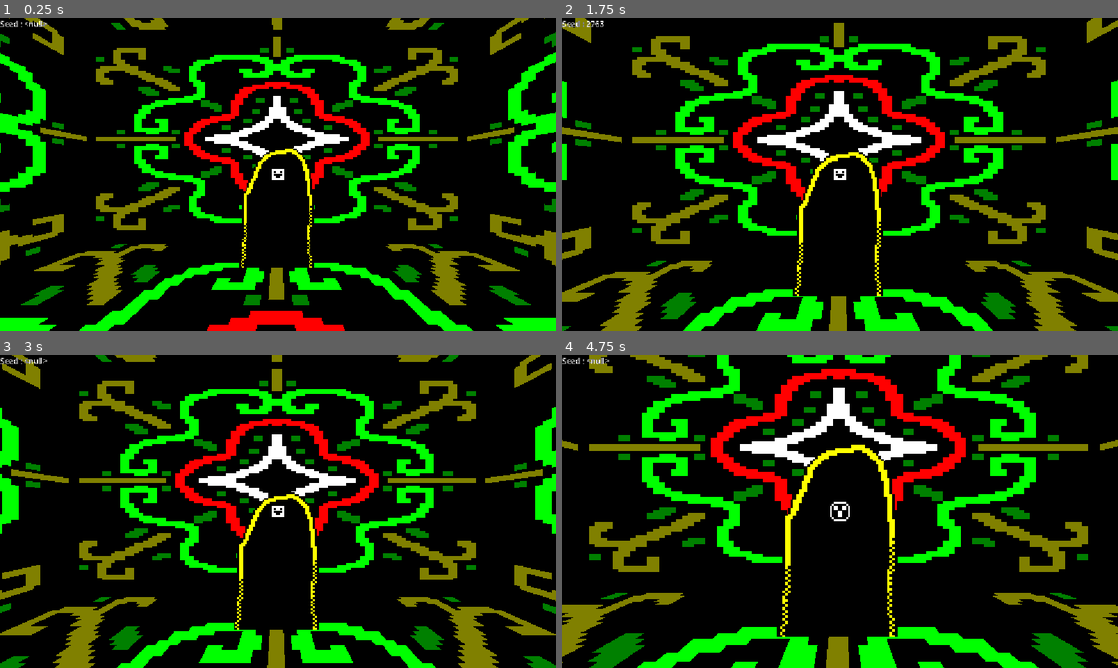
Above: before the commit, frames 1-4 (two rows, left to right).
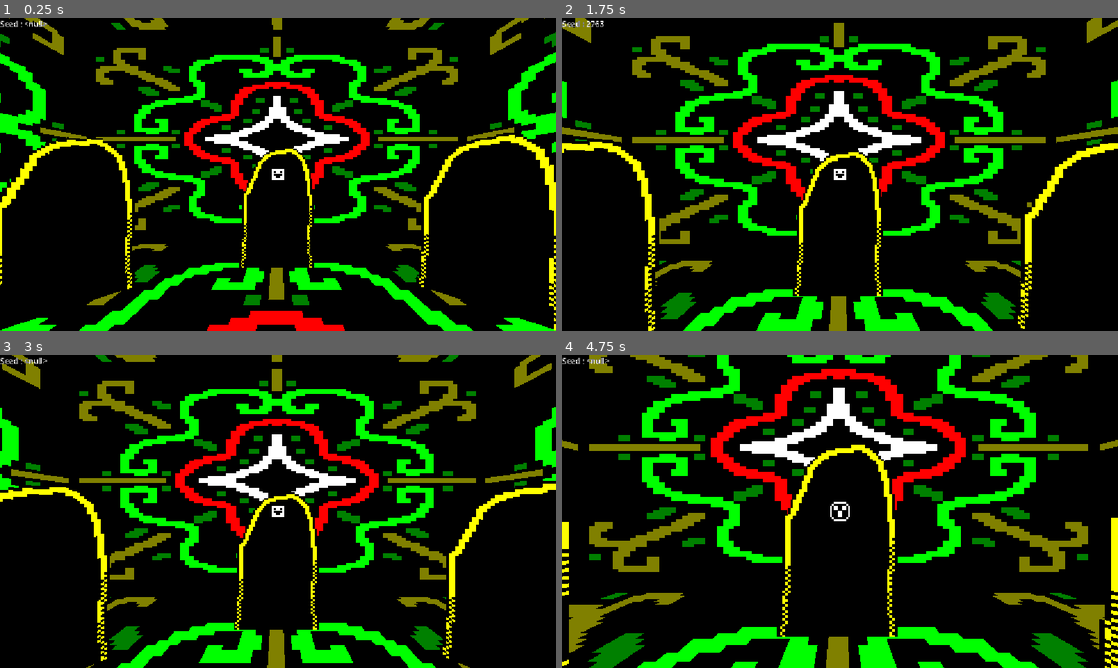
Above: after the commit, the same moments.

Repository: CrimsoneArt/REALAND-Walking-Sim
Game: Godot game, scene res://Scenes/SceneLoader.tscn
Two runs of this game, one before a commit and one after it. Both use one fixed random seed, a clock stepped at 60 frames per second and the inputs below.
Inputs:
- Up to frame 1 (0.25 s): no input
- Up to frame 2 (1.75 s): tap Enter (Enter) at 0.5, 1.35 s; hold W (Up) from 0.53 s (still down); tap T (PinchCheek) at 0.6, 1.55 s
- Up to frame 3 (3 s): keep holding W (Up); tap T (PinchCheek) at 2.1, 2.85 s
- Up to frame 4 (4.75 s): keep holding W (Up); tap Enter (Enter) at 3.6 s; tap T (PinchCheek) at 3.8, 4.35 s

The runs differ from the first frame. In frame 1, 7.1% of the frame differs, in the area x 0-100%, y 36-100%; in frame 2, 5.5%; in frame 3, 6.4%; in frame 4, 1.2%.

Commit message:
Added more doors to the Hub World

Diff:
--- a/Scenes/DimensionTypes/DimensionType.gd
+++ b/Scenes/DimensionTypes/DimensionType.gd
@@ -49,7 +49,6 @@
 
 			while FileName != "":
 				if !Dir.current_is_dir() and FileName.ends_with(".tscn"):
-					print(FileName)
 					var FullPath = "res://Objects/ObjectsLibrary/" + FileName
 					var ObjectScene = load(FullPath)
 					var ObjectNode = ObjectScene.instantiate()
@@ -59,7 +58,6 @@
 				FileName = Dir.get_next()
 			Dir.list_dir_end()
 		var ObjectsNumber = RNG.randi_range(1,Objects.size()-1)
-		print(Objects)
 		for i in range(1,ObjectsNumber):
 			Objects.pop_at(RNG.randi() % Objects.size())
 		return Objects
--- a/Scenes/HubWorld.tscn
+++ b/Scenes/HubWorld.tscn
@@ -54,3 +54,39 @@
 Variables = Dictionary[String, Variant]({
 "Seed": 2185861363
 })
+
+[node name="DoorObject5" parent="." unique_id=322964604 node_paths=PackedStringArray("objectVariablesComponent") instance=ExtResource("3_fxrh3")]
+transform = Transform3D(0.70710677, 0, -0.70710677, 0, 1, 0, 0.70710677, 0, 0.70710677, 3.3941123, 0, -3.394112)
+objectVariablesComponent = NodePath("ObjectVariablesComponent2")
+
+[node name="ObjectVariablesComponent2" parent="DoorObject5" unique_id=2041228826 instance=ExtResource("4_avdaa")]
+Variables = Dictionary[String, Variant]({
+"Seed": 2166156850
+})
+
+[node name="DoorObject6" parent="." unique_id=308938857 node_paths=PackedStringArray("objectVariablesComponent") instance=ExtResource("3_fxrh3")]
+transform = Transform3D(0.7071067, 0, 0.7071068, 0, 1, 0, -0.7071068, 0, 0.7071067, -3.3941126, 0, -3.3941126)
+objectVariablesComponent = NodePath("ObjectVariablesComponent2")
+
+[node name="ObjectVariablesComponent2" parent="DoorObject6" unique_id=1678271069 instance=ExtResource("4_avdaa")]
+Variables = Dictionary[String, Variant]({
+"Seed": 2419142381
+})
+
+[node name="DoorObject7" parent="." unique_id=307514217 node_paths=PackedStringArray("objectVariablesComponent") instance=ExtResource("3_fxrh3")]
+transform = Transform3D(0.70710677, 0, -0.70710677, 0, 1, 0, 0.70710677, 0, 0.70710677, -3.3941126, 0, 3.3941126)
+objectVariablesComponent = NodePath("ObjectVariablesComponent2")
+
+[node name="ObjectVariablesComponent2" parent="DoorObject7" unique_id=1461495963 instance=ExtResource("4_avdaa")]
+Variables = Dictionary[String, Variant]({
+"Seed": 1638685595
+})
+
+[node name="DoorObject8" parent="." unique_id=1495840329 node_paths=PackedStringArray("objectVariablesComponent") instance=ExtResource("3_fxrh3")]
+transform = Transform3D(0.7071067, 0, 0.7071068, 0, 1, 0, -0.7071068, 0, 0.7071067, 3.3941126, 0, 3.3941126)
+objectVariablesComponent = NodePath("ObjectVariablesComponent2")
+
+[node name="ObjectVariablesComponent2" parent="DoorObject8" unique_id=1616993463 instance=ExtResource("4_avdaa")]
+Variables = Dictionary[String, Variant]({
+"Seed": 3129200072
+})
--- a/project.godot
+++ b/project.godot
@@ -21,6 +21,7 @@
 
 [display]
 
+window/size/mode=3
 window/stretch/mode="canvas_items"
 window/stretch/aspect="expand"
 
